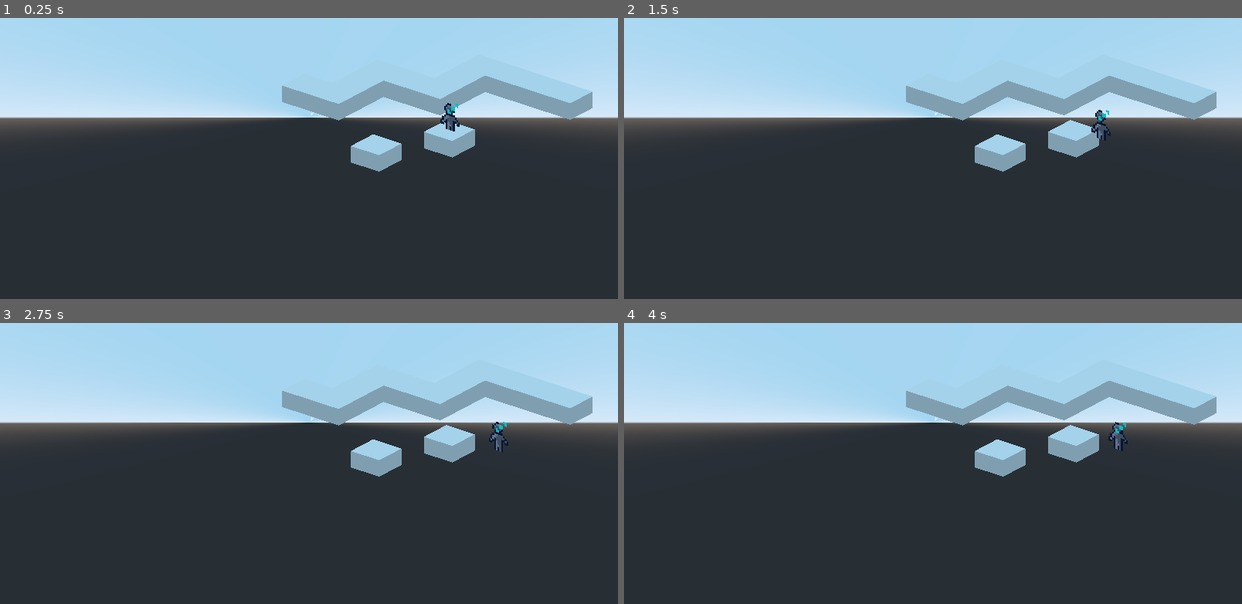
Above: before the commit, frames 1-4 (two rows, left to right).
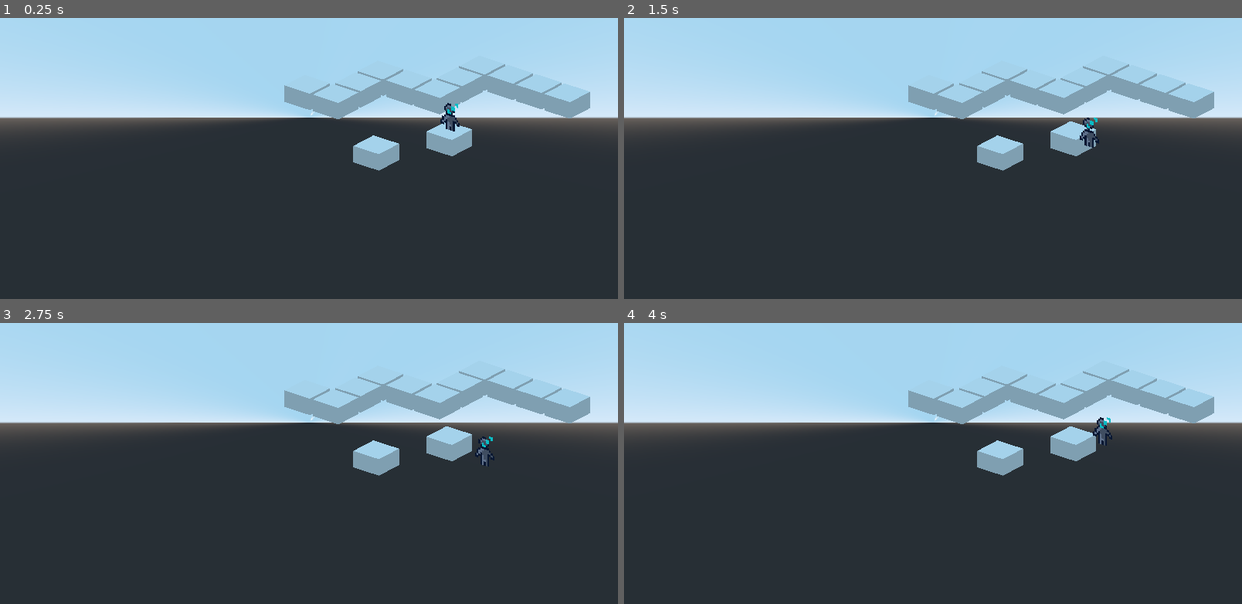
Above: after the commit, the same moments.

Repository: RubrBand/split
Game: Godot game, scene res://Scenes/Main.tscn
The game is run twice, just before and just after one commit, with the same random seed, the same clock (stepped at 60 frames per second) and the same inputs.
Inputs:
- Up to frame 1 (0.25 s): no input
- Up to frame 2 (1.5 s): hold D (game_right) 0.53-1.28 s; hold S (game_down) from 1.28 s (still down)
- Up to frame 3 (2.75 s): release S (game_down) at 2.03 s; hold D (game_right) from 2.03 s (still down)
- Up to frame 4 (4 s): release D (game_right) at 2.78 s; hold W (game_up) 2.78-3.53 s; tap Enter at 3.5 s; hold A (game_left) from 3.53 s (still down)

The runs differ from the first frame. In frame 1, 1.0% of the frame differs, in the area x 45-96%, y 16-55%; in frame 2, 1.3%; in frame 3, 1.3%; in frame 4, 1.3%.

Commit message:
wall collision, smaller walls, faster movement

Diff:
--- a/Meshes/tmp_wall.tres
+++ b/Meshes/tmp_wall.tres
@@ -1,4 +1,4 @@
 [gd_resource type="CubeMesh" format=2]
 
 [resource]
-size = Vector3( 1, 0.5, 1 )
+size = Vector3( 0.9, 0.5, 0.9 )
--- a/Scenes/Main.tscn
+++ b/Scenes/Main.tscn
@@ -1,16 +1,18 @@
-[gd_scene load_steps=3 format=2]
+[gd_scene load_steps=4 format=2]
 
 [ext_resource path="res://Mesh Libraries/celllibrary.tres" type="MeshLibrary" id=1]
 [ext_resource path="res://Scenes/Player.tscn" type="PackedScene" id=2]
+[ext_resource path="res://Scripts/GameManager.gd" type="Script" id=3]
 
 [node name="GameManager" type="Node"]
+script = ExtResource( 3 )
 
 [node name="GridMap" type="GridMap" parent="."]
 mesh_library = ExtResource( 1 )
 cell_size = Vector3( 1, 1, 1 )
 cell_center_y = false
 data = {
-"cells": PoolIntArray( 65535, 1, 0, 0, 65531, 0, 1, 65531, 536870912, 65534, 65531, 0, 65535, 65531, 0, 65534, 65532, 0, 65532, 65533, 0, 65533, 65533, 536870912, 65534, 65533, 0, 65532, 65534, 0, 0, 65535, 0, 65531, 65535, 0, 65532, 65535, 0 )
+"cells": PoolIntArray( 65535, 1, 0, 0, 65531, 0, 1, 65531, 0, 65534, 65531, 536870912, 65535, 65531, 0, 65534, 65532, 0, 65532, 65533, 0, 65533, 65533, 0, 65534, 65533, 536870912, 65532, 65534, 0, 0, 65535, 0, 65531, 65535, 0, 65532, 65535, 0 )
 }
 __meta__ = {
 "_editor_clip_": 0
--- /dev/null
+++ b/Scripts/GameManager.gd
@@ -0,0 +1,16 @@
+extends Node
+
+
+# Declare member variables here. Examples:
+# var a = 2
+# var b = "text"
+var solidcells = 1;
+
+# Called when the node enters the scene tree for the first time.
+func _ready():
+	pass # Replace with function body.
+
+
+# Called every frame. 'delta' is the elapsed time since the previous frame.
+#func _process(delta):
+#	pass
--- a/Scripts/Player.gd
+++ b/Scripts/Player.gd
@@ -6,25 +6,37 @@
 # var b = "text"
 var goto : Vector2
 var movedist = 1
-var speed = 1
+var speed = 3
+var grid : GridMap
+var gameManager : Node
 
 func _input(event):
 	if event.is_action_pressed("game_up"):
 		if (goto == Vector2(translation.x,translation.z)):
-			goto += Vector2(0,-1)
+			var index = grid.get_cell_item(grid.world_to_map(translation).x,0,grid.world_to_map(translation).z-1)
+			if(!(index > -1) || index >= gameManager.solidcells):
+				goto += Vector2(0,-1)
 	if event.is_action_pressed("game_down"):
 		if (goto == Vector2(translation.x,translation.z)):
-			goto += Vector2(0,1)
+			var index = grid.get_cell_item(grid.world_to_map(translation).x,0,grid.world_to_map(translation).z+1)
+			if(!(index > -1) || index >= gameManager.solidcells):
+				goto += Vector2(0,1)
 	if event.is_action_pressed("game_left"):
 		if (goto == Vector2(translation.x,translation.z)):
-			goto += Vector2(-1,0)
+			var index = grid.get_cell_item(grid.world_to_map(translation).x-1,0,grid.world_to_map(translation).z)
+			if(!(index > -1) || index >= gameManager.solidcells):
+				goto += Vector2(-1,0)
 	if event.is_action_pressed("game_right"):
 		if (goto == Vector2(translation.x,translation.z)):
-			goto += Vector2(1,0)
+			var index = grid.get_cell_item(grid.world_to_map(translation).x+1,0,grid.world_to_map(translation).z)
+			if(!(index > -1) || index >= gameManager.solidcells):
+				goto += Vector2(1,0)
 
 # Called when the node enters the scene tree for the first time.
 func _ready():
-	goto = Vector2(translation.x,translation.z);
+	grid = get_node("/root/GameManager/GridMap")
+	goto = Vector2(translation.x,translation.z)
+	gameManager = get_node("/root/GameManager")
 
 func _process(delta):
 	if (goto!=Vector2(translation.x,translation.z)):
